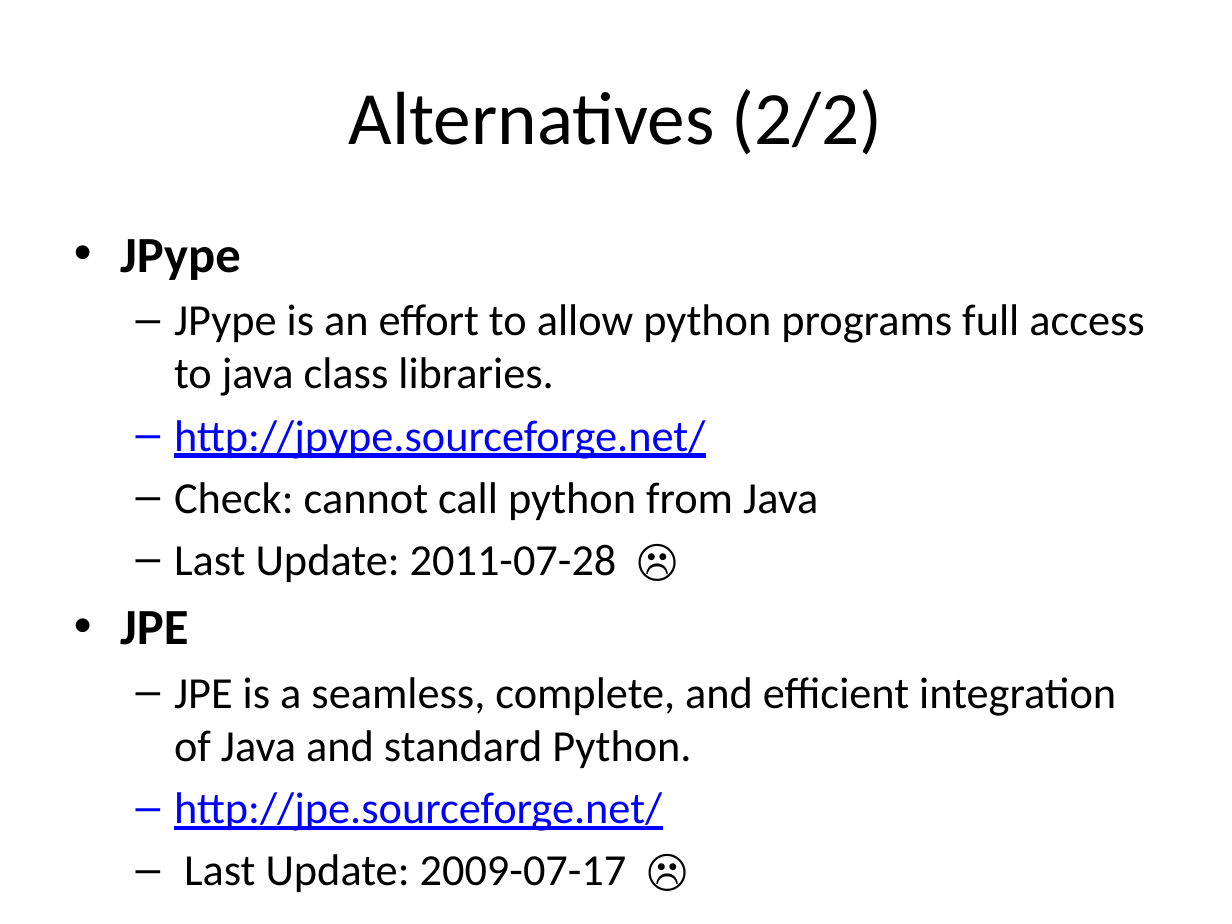
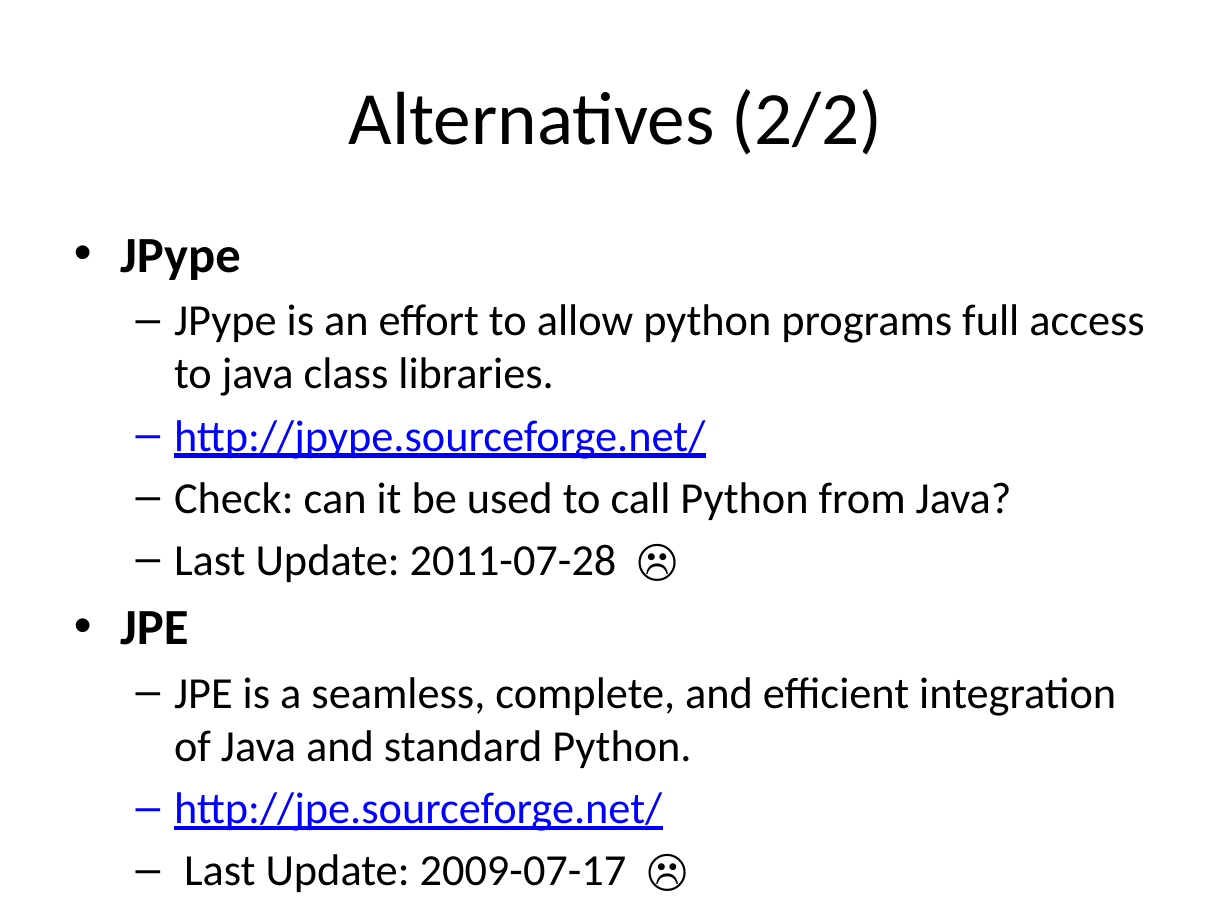
Before and after one commit to bcdev/beam-extapi, a slide deck: slide 21 of docs/beam-extapi.pptx (slide 20 before the commit). Drawn at 1232x924 pixels with LibreOffice and Linux fonts; fonts in the diff are those of the drawing. Boxes give left, top, right and bottom in pixels: in the first picture for what was removed or moved away, otherwise in the second. Text is boxed around its words. In the diff, an @@ line names an element or a change of style, - is before the commit and + after.

```diff
--- a/docs/beam-extapi.pptx
+++ b/docs/beam-extapi.pptx
@@ text at (x1=174, y1=482, x2=1012, y2=520): text changed @@
-  – Check: cannot call python from Java
+  – Check: can it be used to call Python from Java?
```
Also in this commit, not shown: 4 other slides changed, 1 slide added.
